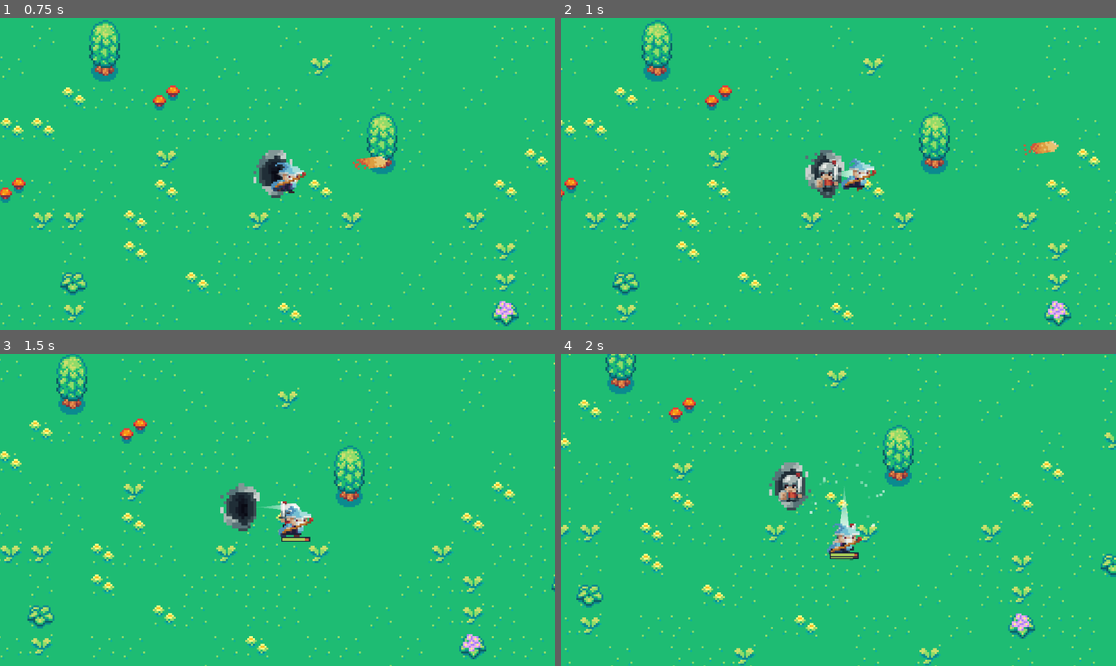
Above: before the commit, frames 1-4 (two rows, left to right).
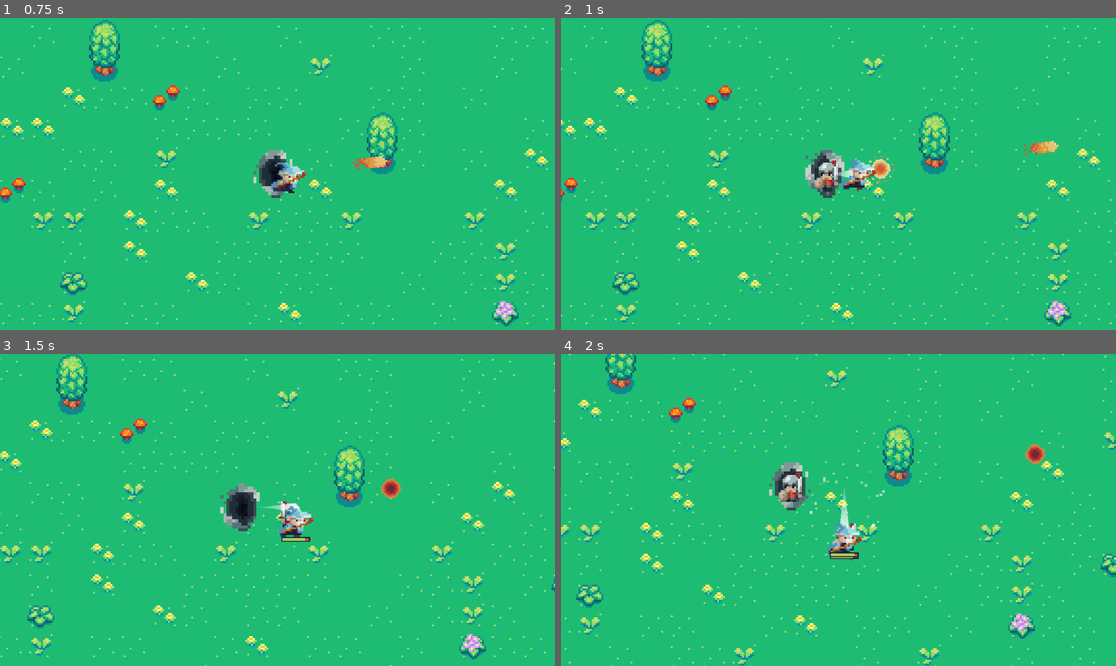
Above: after the commit, the same moments.

Repository: Luckac69/Congress_Application_Challenge_2023
Game: Godot game, scene res://Scenes/World.tscn
Same seed, same stepped clock (60 frames per second), same inputs: the game is played once before the commit and once after it.
Inputs (mouse positions are in pixels of both pictures, inside the frame that each line leads up to):
- Up to frame 1 (0.75 s): tap Enter at 0.5 s; move the mouse to (399, 158) at 0.52 s; press the mouse at (399, 158) at 0.53 s; hold D (right) from 0.53 s (still down)
- Up to frame 2 (1 s): keep holding D (right); tap Q (Explode, bound only after the commit) at 0.8 s
- Up to frame 3 (1.5 s): move the mouse to (166, 525) at 1.27 s; release D (right) at 1.28 s; release the mouse at (166, 525) at 1.28 s; hold S (down) from 1.28 s (still down); tap Q (Explode, bound only after the commit) at 1.35 s
- Up to frame 4 (2 s): keep holding S (down); click (727, 525) at 1.55 s

Frame 1 is identical in both runs. In frame 2, 0.2% of the frame differs, in the area x 55-61%, y 43-53%; in frame 3, 0.2%; in frame 4, 0.2%.

Commit message:
completed explosion
spell bound to Q that launches a projectile that moves through enemies, dealing 50 damage every time it makes contact with an enemy. The projectile lasts for 4 seconds and this cooldown is refreshed each time an enemy is hit.

Diff:
--- a/Explosion.gd
+++ b/Explosion.gd
@@ -3,19 +3,19 @@
 @onready var animation = $AnimationPlayer
 @export var hit_effect : PackedScene
 
-var speed = 1250
-var velocitiy = Vector2(1, 0)
+var speed = 800
 
 # Called when the node enters the scene tree for the first time.
 func _ready():
-	animation.play("idle")
-	add_to_group("Bullet")
-
+	animation.play("initial cast")
+	add_to_group("Explosion")
 
 # Called every frame. 'delta' is the elapsed time since the previous frame.
 func _physics_process(delta):
+	var collision_info = move_and_collide(velocity.normalized() * delta * speed)
 
-	var collisioninfo = move_and_collide(velocity.normalized() * delta * speed)
+	if collision_info:
+		_on_explosion_initial_hitbox_area_entered(collision_info.collider)
 
 func _on_explosion_initial_hitbox_area_entered(body):
 	if body.get_parent().is_in_group("Enemy"):
@@ -24,4 +24,10 @@
 		effect_instance.position = body.get_parent().position
 		get_parent().add_child(effect_instance)
 		effect_instance.emitting = true
-		self.queue_free()
+
+		animation.play("explosion contact")
+		$KaboomTimer.start()
+
+
+func _on_timer_timeout():
+	self.queue_free()
--- a/PreFabs/bad_guy_Knight.tscn
+++ b/PreFabs/bad_guy_Knight.tscn
@@ -53,9 +53,12 @@
 		player_inattack_zone = true
 	if body.get_parent().is_in_group(\"Bullet\"):
 		take_damage(20)
+	if body.get_parent().is_in_group(\"Explosion\"):
+		take_damage(50)
+
 
 func _on_enemy_hitbox_area_exited(body):
-	if body.get_parent().is_in_group(\"Playeraa\"):
+	if body.get_parent().is_in_group(\"Player\"):
 		player_inattack_zone = false
 
 func take_damage(damage: float):
--- a/PreFabs/bad_guy_Sphere.tscn
+++ b/PreFabs/bad_guy_Sphere.tscn
@@ -53,9 +53,11 @@
 		player_inattack_zone = true
 	if body.get_parent().is_in_group(\"Bullet\"):
 		deal_damage(20)
+	if body.get_parent().is_in_group(\"Explosion\"):
+		deal_damage(50)
 
 func _on_enemy_hitbox_area_exited(body):
-	if body.get_parent().is_in_group(\"Playeraa\"):
+	if body.get_parent().is_in_group(\"Player\"):
 		player_inattack_zone = false
 
 func deal_damage(damage: float):
--- a/PreFabs/protaginast_guy.tscn
+++ b/PreFabs/protaginast_guy.tscn
@@ -142,6 +142,9 @@
 [node name="FireballShootCooldown" type="Timer" parent="."]
 wait_time = 0.25
 
+[node name="ExplosionShootCooldown" type="Timer" parent="."]
+wait_time = 4.0
+
 [node name="ControlHealthBar" parent="." instance=ExtResource("6_tjh30")]
 offset_left = -60.0
 offset_top = 64.0
@@ -155,3 +158,4 @@
 [connection signal="timeout" from="regin_timer" to="." method="_on_regin_timer_timeout"]
 [connection signal="timeout" from="DamageTakeCooldown" to="." method="_on_damage_take_cooldown_timeout"]
 [connection signal="timeout" from="FireballShootCooldown" to="." method="_on_fireball_shoot_cooldown_timeout"]
+[connection signal="timeout" from="ExplosionShootCooldown" to="." method="_on_explosion_shoot_cooldown_timeout"]
--- a/Scripts/protaginast_guy.gd
+++ b/Scripts/protaginast_guy.gd
@@ -9,8 +9,10 @@
 var player_alive = true
 var enemy_in_attack_zone = false
 var can_shoot_fireball = true
+var can_shoot_explosion = true
 
 var bullet_prefab = preload("res://fireball.tscn")
+var explosion_prefab = preload("res://explosion.tscn")
 
 const REGEN = 5
 
@@ -21,6 +23,12 @@
 				can_shoot_fireball = false
 				$FireballShootCooldown.start()
 				create_bullet()
+	if event.is_action_pressed("Explode"):
+		if can_shoot_explosion == true:
+			if event is InputEventKey:
+				can_shoot_explosion = false
+				$ExplosionShootCooldown.start()
+				create_explosion()
 
 func create_bullet():
 	var bullet = bullet_prefab.instantiate()
@@ -30,6 +38,13 @@
 	bullet.position = position
 	bullet.velocity = get_global_mouse_position() - bullet.position
 	bullet.look_at(get_global_mouse_position())
+
+func create_explosion():
+	var explosion = explosion_prefab.instantiate()
+	get_parent().add_child(explosion)
+	explosion.position = position
+	explosion.velocity = get_global_mouse_position() - explosion.position
+	explosion.look_at(get_global_mouse_position())
 
 func _physics_process(delta):
 	#every frame these things run
@@ -114,7 +129,8 @@
 func _on_damage_take_cooldown_timeout():
 	can_take_damage = true
 
-
-
 func _on_fireball_shoot_cooldown_timeout():
 	can_shoot_fireball = true
+
+func _on_explosion_shoot_cooldown_timeout():
+	can_shoot_explosion = true
--- a/explosion.tscn
+++ b/explosion.tscn
@@ -1,19 +1,71 @@
-[gd_scene load_steps=4 format=3 uid="uid://qr5gq8npq74c"]
+[gd_scene load_steps=9 format=3 uid="uid://qr5gq8npq74c"]
 
 [ext_resource type="Script" path="res://Explosion.gd" id="1_cgcox"]
 [ext_resource type="Texture2D" uid="uid://cjdq435d5qh61" path="res://Artwork/Effects/explosion_full-Sheet.png" id="2_ggvwq"]
+[ext_resource type="PackedScene" uid="uid://c53bmsws2shc" path="res://hit_effect.tscn" id="2_hcepy"]
+
+[sub_resource type="Animation" id="Animation_apoi6"]
+resource_name = "initial cast"
+step = 0.25
+tracks/0/type = "value"
+tracks/0/imported = false
+tracks/0/enabled = true
+tracks/0/path = NodePath(".:frame")
+tracks/0/interp = 1
+tracks/0/loop_wrap = true
+tracks/0/keys = {
+"times": PackedFloat32Array(0, 0.25, 0.5, 0.75),
+"transitions": PackedFloat32Array(1, 1, 1, 1),
+"update": 1,
+"values": [0, 1, 2, 3]
+}
+
+[sub_resource type="Animation" id="Animation_f57b4"]
+length = 0.001
+
+[sub_resource type="Animation" id="Animation_rm1e7"]
+resource_name = "explosion contact"
+length = 2.5
+step = 0.25
+tracks/0/type = "value"
+tracks/0/imported = false
+tracks/0/enabled = true
+tracks/0/path = NodePath(".:frame")
+tracks/0/interp = 1
+tracks/0/loop_wrap = true
+tracks/0/keys = {
+"times": PackedFloat32Array(0, 0.25, 0.5, 0.75, 1, 1.25, 1.5, 1.75, 2, 2.25),
+"transitions": PackedFloat32Array(1, 1, 1, 1, 1, 1, 1, 1, 1, 1),
+"update": 1,
+"values": [9, 10, 11, 12, 13, 14, 15, 16, 17, 8]
+}
+
+[sub_resource type="AnimationLibrary" id="AnimationLibrary_6rimg"]
+_data = {
+"RESET": SubResource("Animation_f57b4"),
+"explosion contact": SubResource("Animation_rm1e7"),
+"initial cast": SubResource("Animation_apoi6")
+}
 
 [sub_resource type="CircleShape2D" id="CircleShape2D_b3rpb"]
 radius = 43.0465
 
 [node name="Explosion" type="CharacterBody2D"]
 script = ExtResource("1_cgcox")
+hit_effect = ExtResource("2_hcepy")
 
 [node name="ExplosionSprite" type="Sprite2D" parent="."]
 texture = ExtResource("2_ggvwq")
 hframes = 9
 vframes = 2
-frame = 1
+frame = 8
+
+[node name="AnimationPlayer" type="AnimationPlayer" parent="."]
+root_node = NodePath("../ExplosionSprite")
+speed_scale = 2.5
+libraries = {
+"": SubResource("AnimationLibrary_6rimg")
+}
 
 [node name="ExplosionInitialHitbox" type="Area2D" parent="."]
 
@@ -21,4 +73,8 @@
 shape = SubResource("CircleShape2D_b3rpb")
 one_way_collision_margin = 0.0
 
+[node name="KaboomTimer" type="Timer" parent="."]
+wait_time = 4.0
+
 [connection signal="area_entered" from="ExplosionInitialHitbox" to="." method="_on_explosion_initial_hitbox_area_entered"]
+[connection signal="timeout" from="KaboomTimer" to="." method="_on_timer_timeout"]
--- a/fireball.gd
+++ b/fireball.gd
@@ -4,7 +4,6 @@
 @export var hit_effect : PackedScene
 
 var speed = 2000
-var velocitiy = Vector2(1, 0)
 
 # Called when the node enters the scene tree for the first time.
 func _ready():
--- a/project.godot
+++ b/project.godot
@@ -50,6 +50,11 @@
 "events": [Object(InputEventMouseButton,"resource_local_to_scene":false,"resource_name":"","device":-1,"window_id":0,"a …(253 unchanged characters)…
 ]
 }
+Explode={
+"deadzone": 0.5,
+"events": [null, Object(InputEventKey,"resource_local_to_scene":false,"resource_name":"","device":0,"window_id":0,"alt_pressed":false,"shift_pressed":false,"ctrl_pressed":false,"meta_pressed":false,"pressed":false,"keycode":0,"physical_keycode":81,"key_label":0,"unicode":0,"echo":false,"script":null)
+]
+}
 
 [layer_names]
 
